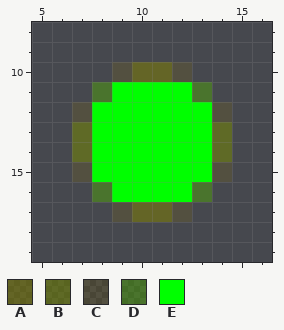
A pixel-art sprite gets an edit: graphics/tabs/custom/tabs/normal/top/button_over.png. Above, as it was before the edit.
The file is 32x28 pixels. Pixels under 10% opacity are left out. Colours within 5 levels of each other are drawn and written as one. Shown: x 5..16, y 8..19.
Palette (. is transparent): A #80800082  B #76890084  C #8e71002f  D #4fb0006b  E #00ff00
Now the later version:
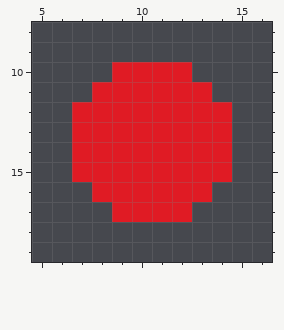
Changes in this commit:
@@ palette @@
-E #00ff00
+E #e01b24
@@ x 5..16 @@
  9 ............
-10 ....CAAC....
-11 ...DEEEED...
-12 ..CEEEEEEC..
-13 ..BEEEEEEB..
-14 ..BEEEEEEB..
-15 ..CEEEEEEC..
-16 ...DEEEED...
-17 ....CAAC....
+10 ....EEEE....
+11 ...EEEEEE...
+12 ..EEEEEEEE..
+13 ..EEEEEEEE..
+14 ..EEEEEEEE..
+15 ..EEEEEEEE..
+16 ...EEEEEE...
+17 ....EEEE....
 18 ............
